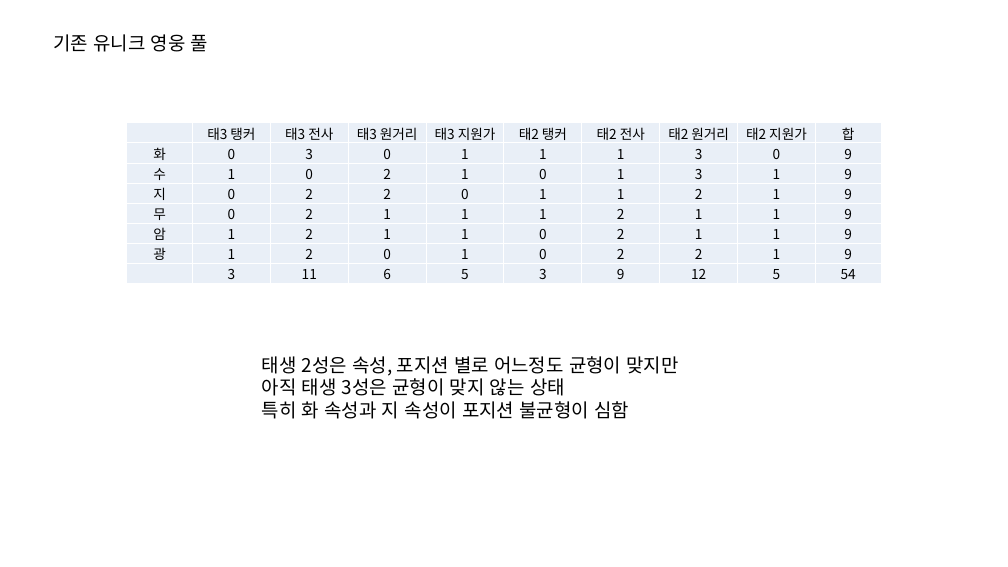
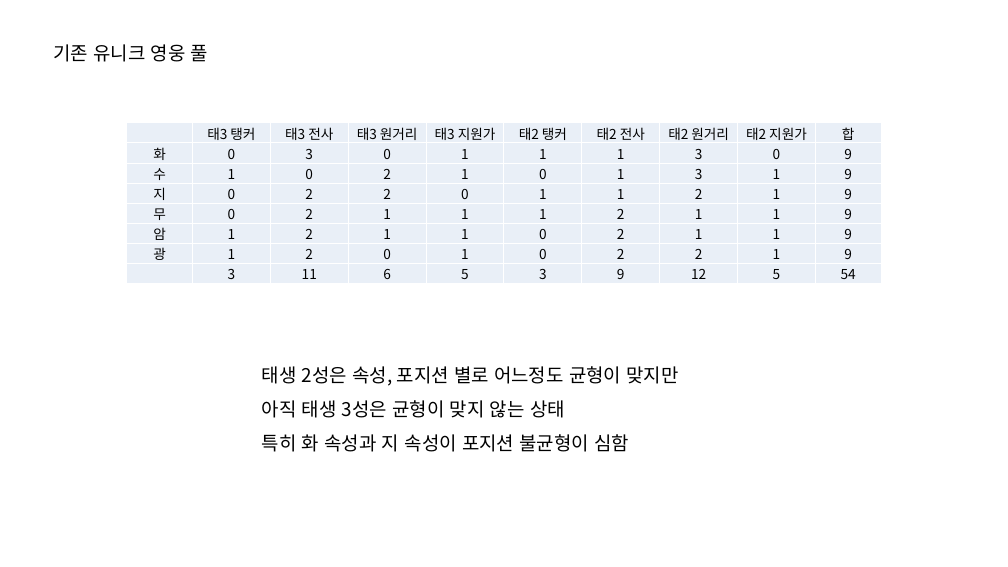
Before and after one commit to PhenomJ/GameDesign, a slide deck: slide 2 of 가디언 테일즈/1. PPT/신규_캐릭터_기획.pptx. Drawn at 1008x567 pixels with LibreOffice and Linux fonts; fonts in the diff are those of the drawing. Boxes give left, top, right and bottom in pixels: in the first picture for what was removed or moved away, otherwise in the second. Text is boxed around its words. In the diff, an @@ line names an element or a change of style, - is before the commit and + after.

```diff
--- a/가디언 테일즈/1. PPT/신규_캐릭터_기획.pptx
+++ b/가디언 테일즈/1. PPT/신규_캐릭터_기획.pptx
@@ text "기존 유니크 영웅 풀" at (53, 44, 208, 62): line spacing 1 to 1.5; vertical alignment top to middle @@
@@ text "태생 2성은 속성, 포지션 별로 ..." at (262, 366, 678, 452): line spacing 1 to 1.5; vertical alignment top to middle @@
```
Also in this commit, not shown: 4 other slides changed, 4 slides added.
